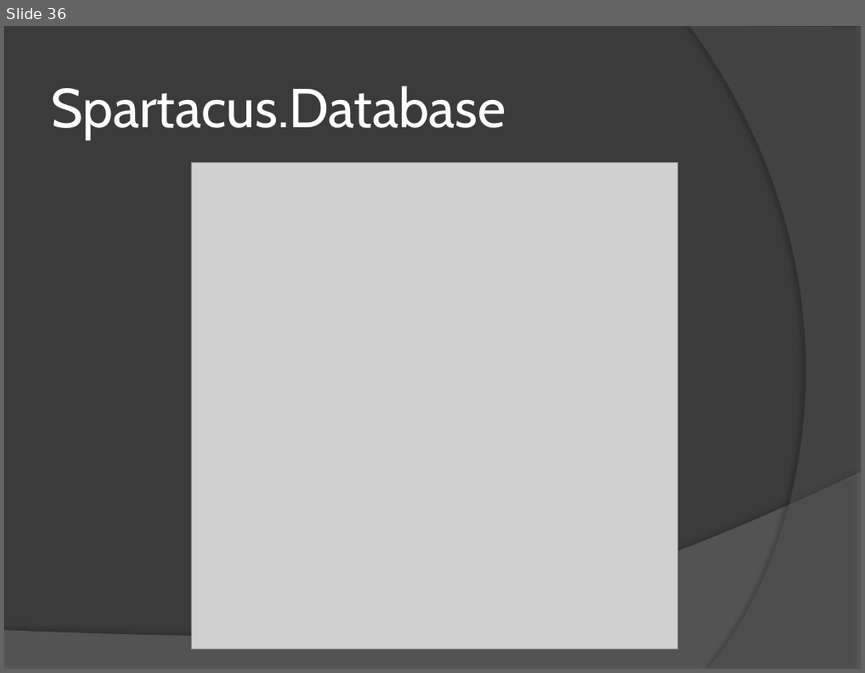
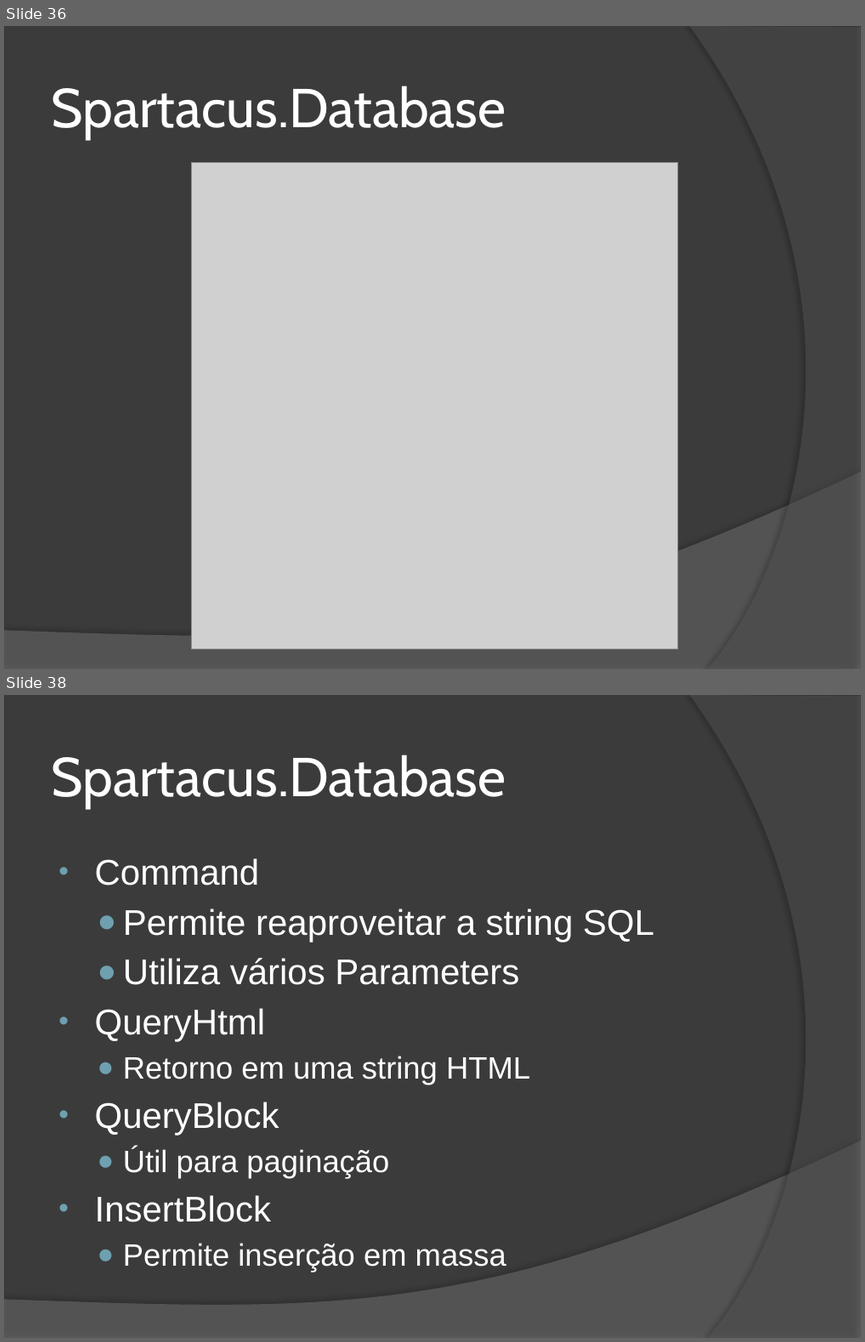
Before and after one commit to wind39/wind39.github.io, a slide deck: curso/modulo3capitulo4.pptx. Shown one above the other, each under a label of ours: slide 36 before the commit, slides 36 and 38 after it; the slides between them are not shown. The pictures are 865x673 and 865x1342 pixels, drawn with LibreOffice and Linux fonts; fonts in the diff are those of the drawing; grey boxes stand for pictures. Boxes give left, top, right and bottom in pixels: in the first picture for what was removed or moved away, otherwise in the second. Text is boxed around its words. In the diff, an @@ line names an element or a change of style, - is before the commit and + after.

Commit message:
Alterada página spartacus

```diff
--- a/curso/modulo3capitulo4.pptx
+++ b/curso/modulo3capitulo4.pptx
@@ slide 38 added at (4,695,861,1338), background #3B3B3B; not listed: 2 template elements that a slide beside it also shows @@
@@ title added at (51,755,506,808), 46 pt, text #FFFFFF @@
+Spartacus.Database
@@ text added at (95,858,654,1271), 30 pt, text #FFFFFF @@
+• Command
+  ● Permite reaproveitar a string SQL
+  ● Utiliza vários Parameters
+• QueryHtml
+  ● Retorno em uma string HTML
+• QueryBlock
+  ● Útil para paginação
+• InsertBlock
+  ● Permite inserção em massa
```
Also in this commit, not shown: 2 other slides added, 2 other files.
